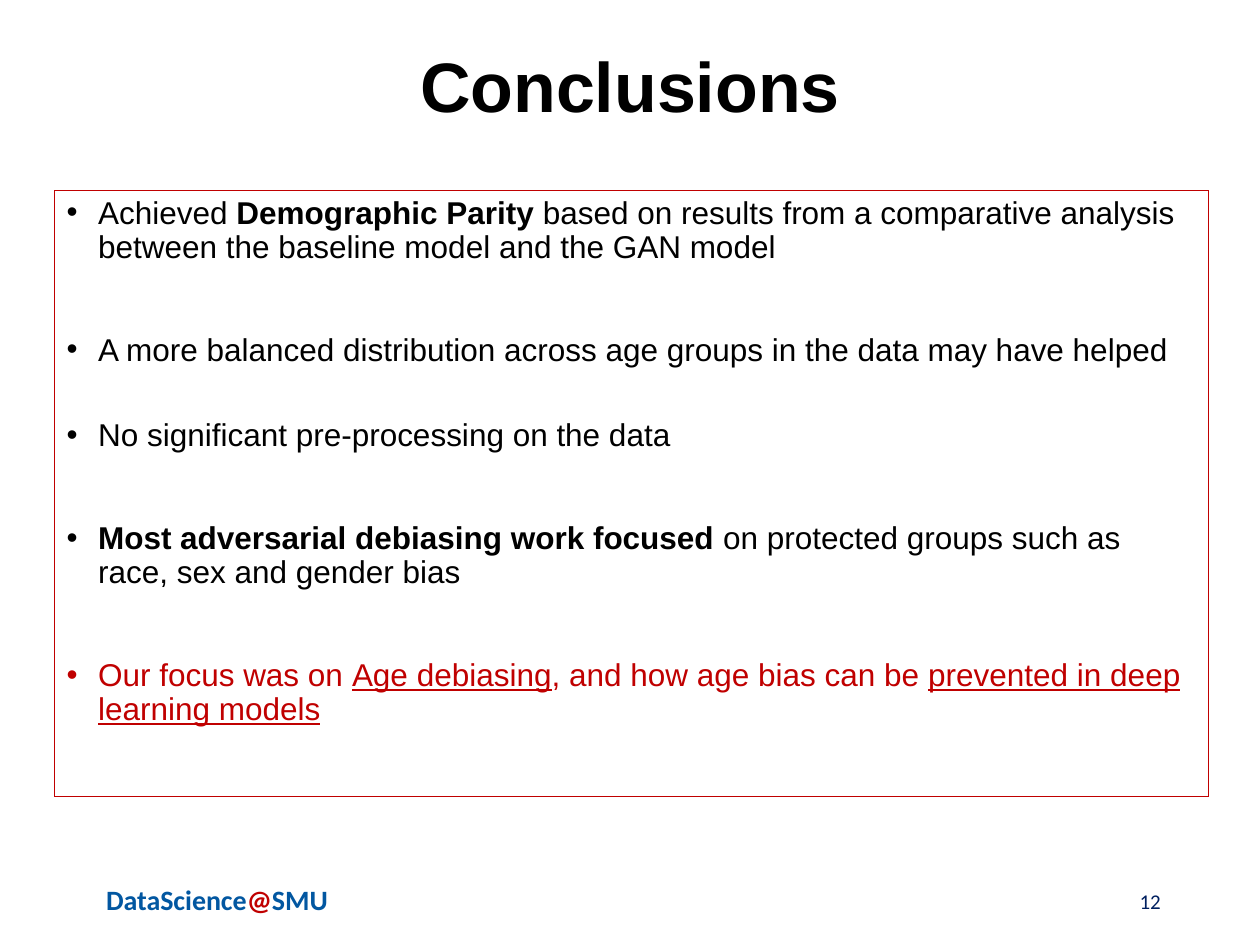
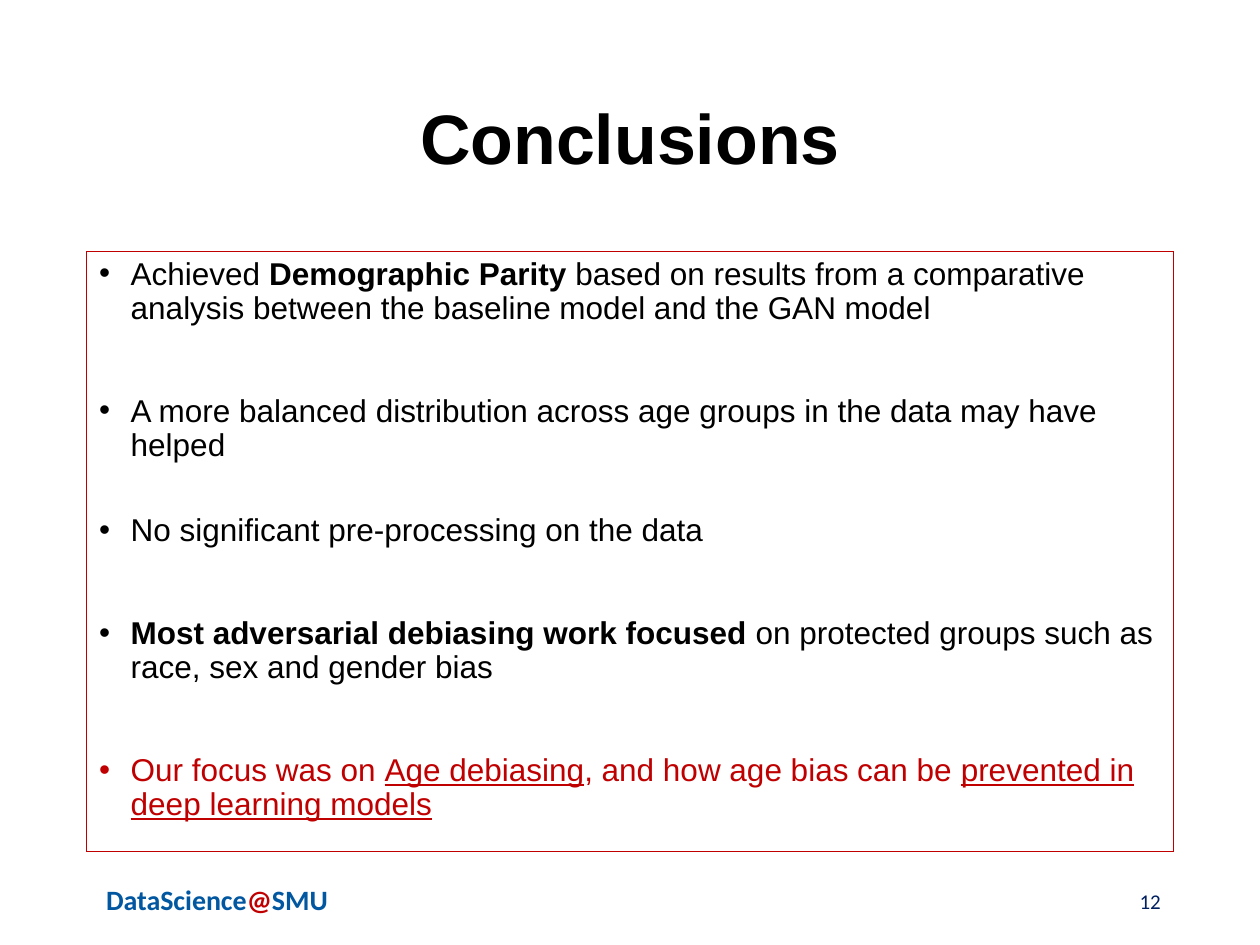
Before and after one commit to skhayden/Reducing-Age-Bias-in-Machine-Learning-An-Algorithmic-Approach, a slide deck: slide 12 of Hayden_deAlford_Wittlin_AdversarialBiasPresentationFINAL7.17.20.pptx. Drawn at 1260x945 pixels with LibreOffice and Linux fonts; fonts in the diff are those of the drawing; background and template pictures are left out. Boxes give left, top, right and bottom in pixels: in the first picture for what was removed or moved away, otherwise in the second. Text is boxed around its words. In the diff, an @@ line names an element or a change of style, - is before the commit and + after.

```diff
--- a/Hayden_deAlford_Wittlin_AdversarialBiasPresentationFINAL7.17.20.pptx
+++ b/Hayden_deAlford_Wittlin_AdversarialBiasPresentationFINAL7.17.20.pptx
@@ title "Conclusions": place and size @@
-title "Conclusions" at (420, 61, 839, 113)
+title "Conclusions" at (420, 113, 839, 165)
@@ text "Achieved Demographic Parity based on ...": place and size @@
-text "Achieved Demographic Parity based on ..." at (54, 190, 1210, 796)
+text "Achieved Demographic Parity based on ..." at (87, 252, 1173, 852)
```
Also in this commit, not shown: 2 other slides changed.
